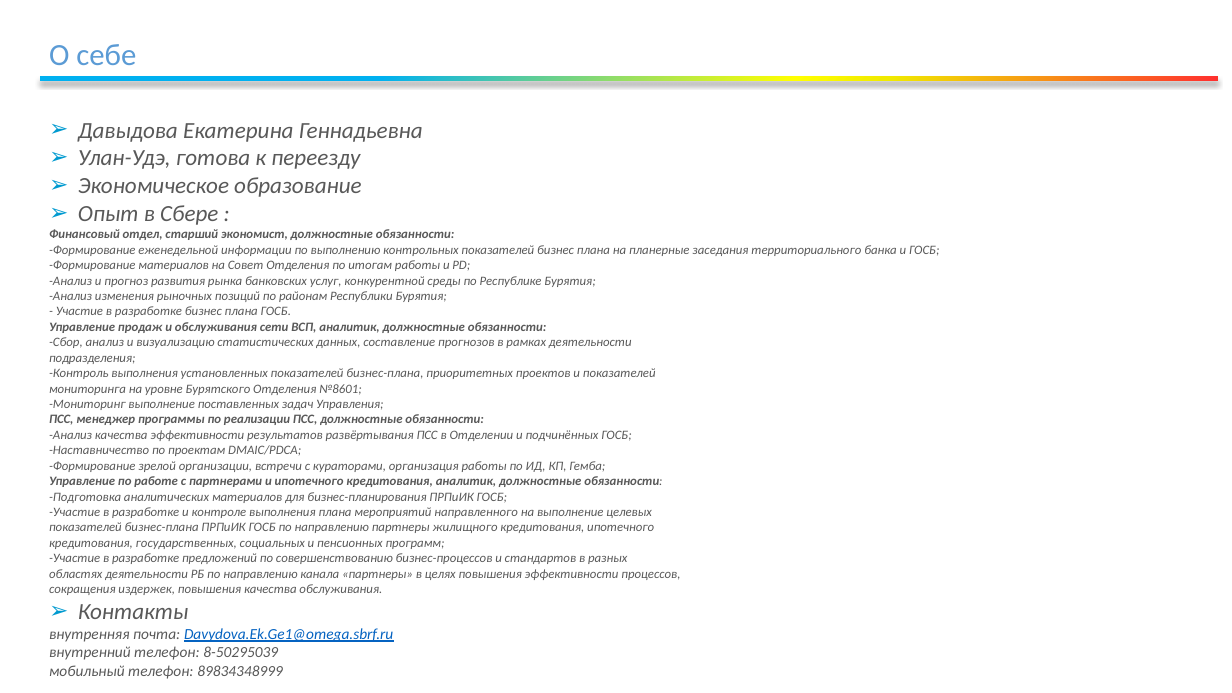
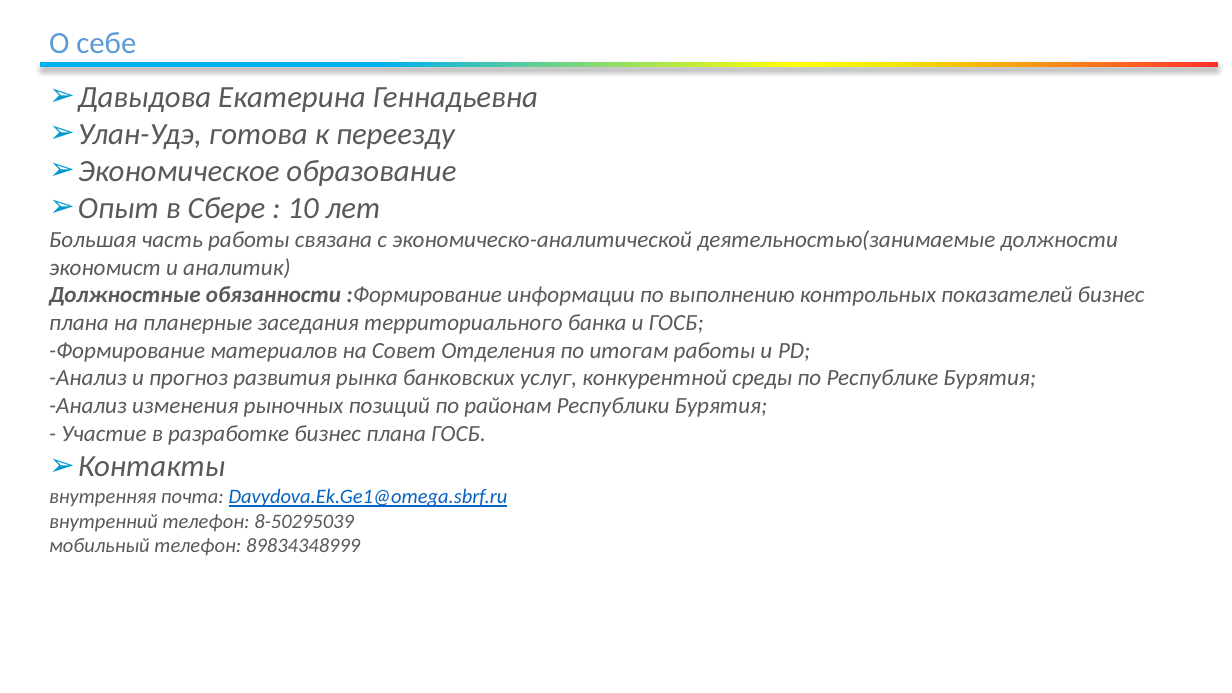
Before and after one commit to KatenokDav/data-analyst-python-course, a slide deck: slide 3 of final school project DA/Final school project DA(presentation).pptx. Drawn at 1232x693 pixels with LibreOffice and Linux fonts; fonts in the diff are those of the drawing; background and template pictures are left out. Boxes give left, top, right and bottom in pixels: in the first picture for what was removed or moved away, otherwise in the second. Text is boxed around its words. In the diff, an @@ line names an element or a change of style, - is before the commit and + after.

```diff
--- a/final school project DA/Final school project DA(presentation).pptx
+++ b/final school project DA/Final school project DA(presentation).pptx
@@ text "О себе": place and size @@
-text "О себе" at [49,44,136,65]
+text "О себе" at [49,32,136,53]
@@ rectangle: place and size @@
-rectangle at [40,77,1217,81]
+rectangle at [40,62,1217,67]
@@ text "Давыдова Екатерина Геннадьевна": place and size @@
-text "Давыдова Екатерина Геннадьевна" at [49,123,940,679]
+text "Давыдова Екатерина Геннадьевна" at [49,87,1145,556]
@@ text at [49,87,1036,556]: size 18 to 24 pt in "Давыдова Екатерина Геннадьевна", "Улан-Удэ, готова к переезду", "Экономическое образование", "Контакты"; size 10 to 18 pt in "-Формирование материалов на Совет Отделения по итогам ...", "-Анализ и прогноз развития рынка банковских услуг, ...", "-Анализ изменения рыночных позиций по районам Республики ...", "- Участие в разработке бизнес плана ГОСБ."; size 12 to 16 pt in "внутренняя почта: Davydova.Ek.Ge1@omega.sbrf.ru", "внутренний телефон: 8-50295039", "мобильный телефон: 89834348999" @@
@@ text at [49,197,1145,334]: text changed; size 10 to 18 pt @@
-➢ Опыт в Сбере :
-Финансовый отдел, старший экономист, должностные обязанности:
--Формирование еженедельной информации по выполнению контрольных показателей бизнес плана на планерные заседания территориального банка и ГОСБ;
+➢ Опыт в Сбере : 10 лет
+Большая часть работы связана с экономическо-аналитической деятельностью(занимаемые должности экономист и аналитик)
+Должностные обязанности :Формирование информации по выполнению контрольных показателей бизнес плана на планерные заседания территориального банка и ГОСБ;
@@ text at [49,322,680,595]: paragraphs removed @@
-Управление продаж и обслуживания сети ВСП, аналитик, должностные обязанности:
--Сбор, анализ и визуализацию статистических данных, составление прогнозов в рамках деятельности
-подразделения;
--Контроль выполнения установленных показателей бизнес-плана, приоритетных проектов и показателей
-мониторинга на уровне Бурятского Отделения №8601;
--Мониторинг выполнение поставленных задач Управления;
-ПСС, менеджер программы по реализации ПСС, должностные обязанности:
--Анализ качества эффективности результатов развёртывания ПСС в Отделении и подчинённых ГОСБ;
--Наставничество по проектам DMAIC/PDCA;
--Формирование зрелой организации, встречи с кураторами, организация работы по ИД, КП, Гемба;
-Управление по работе с партнерами и ипотечного кредитования, аналитик, должностные обязанности:
--Подготовка аналитических материалов для бизнес-планирования ПРПиИК ГОСБ;
--Участие в разработке и контроле выполнения плана мероприятий направленного на выполнение целевых
-показателей бизнес-плана ПРПиИК ГОСБ по направлению партнеры жилищного кредитования, ипотечного
-кредитования, государственных, социальных и пенсионных программ;
--Участие в разработке предложений по совершенствованию бизнес-процессов и стандартов в разных
-областях деятельности РБ по направлению канала «партнеры» в целях повышения эффективности процессов,
-сокращения издержек, повышения качества обслуживания.
```
Also in this commit, not shown: 5 other slides changed, 4 slides added, 1 slide removed.
